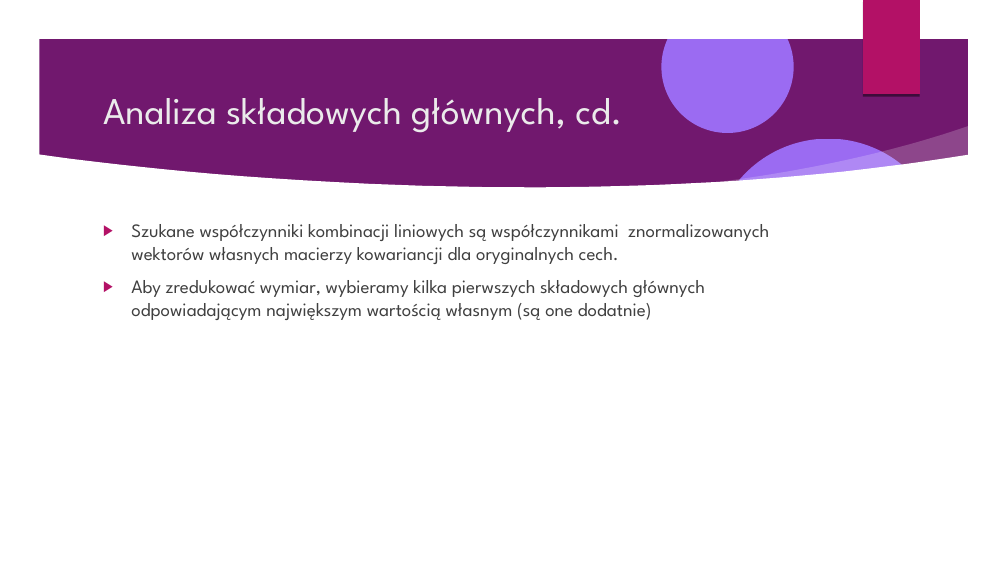
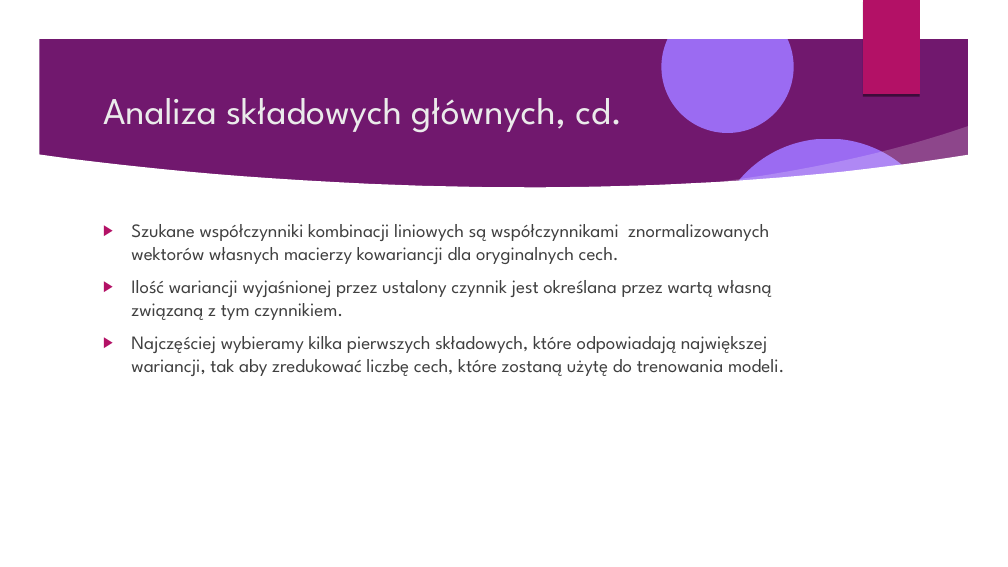
Before and after one commit to Pawel-Tomasz-Nowak/Scientific-collaboration, a slide deck: slide 74 of EmissionAnalysis/Prezentacja projektu.odp. Drawn at 1008x567 pixels with LibreOffice and Linux fonts; fonts in the diff are those of the drawing; background and template pictures are left out. Boxes give left, top, right and bottom in pixels: in the first picture for what was removed or moved away, otherwise in the second. Text is boxed around its words. In the diff, an @@ line names an element or a change of style, - is before the commit and + after.

```diff
--- a/EmissionAnalysis/Prezentacja projektu.odp
+++ b/EmissionAnalysis/Prezentacja projektu.odp
@@ text at (131,280,785,376): text changed @@
-▶ Aby zredukować wymiar, wybieramy kilka pierwszych składowych głównych odpowiadającym największym wartością własnym (są one dodatnie)
+▶ Ilość wariancji wyjaśnionej przez ustalony czynnik jest określana przez wartą własną związaną z tym czynnikiem.
+▶ Najczęściej wybieramy kilka pierwszych składowych, które odpowiadają największej wariancji, tak aby zredukować liczbę cech, które zostaną użytę do trenowania modeli.
```
Also in this commit, not shown: 2 other slides changed, 2 other files.
